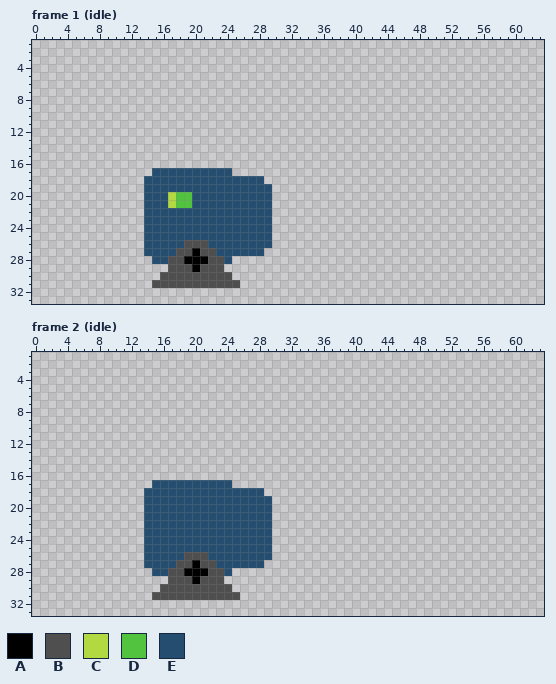
A pixel-art file gets an edit: Assets/Animations/projectile_enemy.aseprite. This is how it looked before the edit.
64x48 pixels, 18 frames. Shown: frame 1 (idle): x 0..63, y 1..33; frame 2 (idle): x 0..63, y 1..33. The commit also changed other frames, which this record leaves out.
Visible layers, top first: "attack", "idle".
Palette (. is transparent): A #000000  B #4f4f4f  C #b2d942  D #52c33f  E #254d70
Pixels before, frame 1 (idle), first column x 14:
17 .EEEEEEEEEE.....
18 EEEEEEEEEEEEEEE.
19 EEEEEEEEEEEEEEEE
20 EEECDDEEEEEEEEEE
21 EEECDDEEEEEEEEEE
22 EEEEEEEEEEEEEEEE
23 EEEEEEEEEEEEEEEE
24 EEEEEEEEEEEEEEEE
25 EEEEEEEEEEEEEEEE
26 EEEEEBBBEEEEEEEE
27 EEEEBBABBEEEEEE.
28 .EEBBAAABBE.....
29 ...BBBABBB......
30 ..BBBBBBBBB.....
31 .BBBBBBBBBBB....
Pixels before, frame 2 (idle), first column x 14:
17 .EEEEEEEEEE.....
18 EEEEEEEEEEEEEEE.
19 EEEEEEEEEEEEEEEE
20 EEEEEEEEEEEEEEEE
21 EEEEEEEEEEEEEEEE
22 EEEEEEEEEEEEEEEE
23 EEEEEEEEEEEEEEEE
24 EEEEEEEEEEEEEEEE
25 EEEEEEEEEEEEEEEE
26 EEEEEBBBEEEEEEEE
27 EEEEBBABBEEEEEE.
28 .EEBBAAABBE.....
29 ...BBBABBB......
30 ..BBBBBBBBB.....
31 .BBBBBBBBBBB....
The same view after the edit:
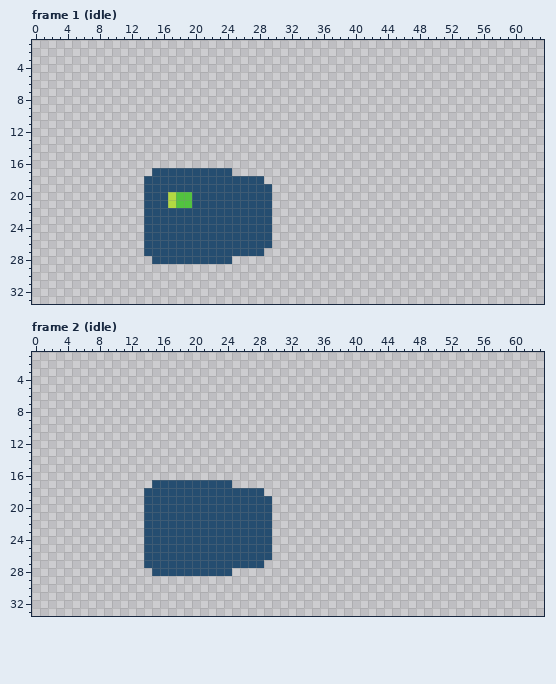
Difference:
Changed rows in their new state; - is an unchanged pixel.
Frame 1 (idle), layer "idle":
first column x 15:
26 ----EEE----
27 ---EEEEE---
28 --EEEEEEE--
29 --.......--
30 -.........-
31 ...........
Frame 2 (idle), layer "idle": the same change as frame 1 (idle)
